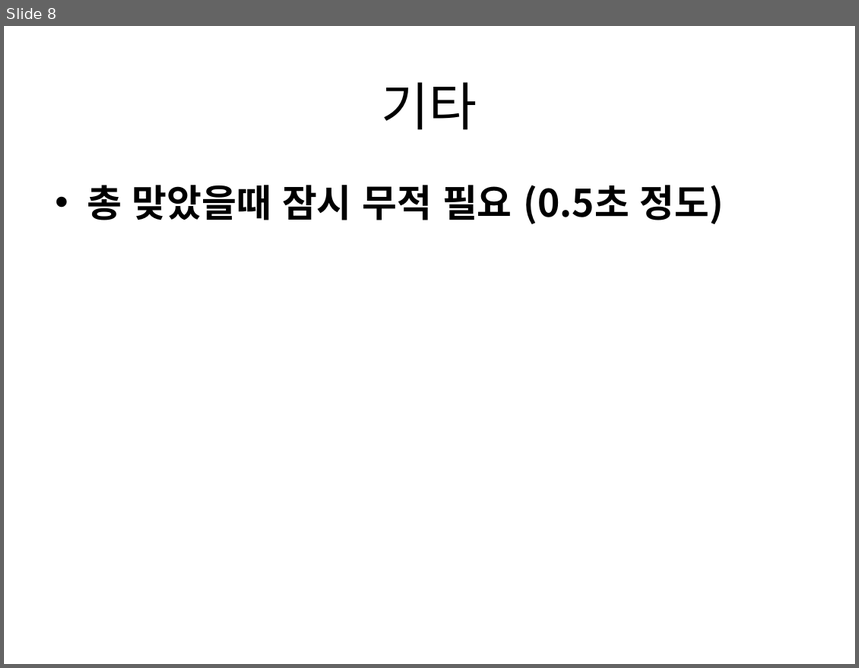
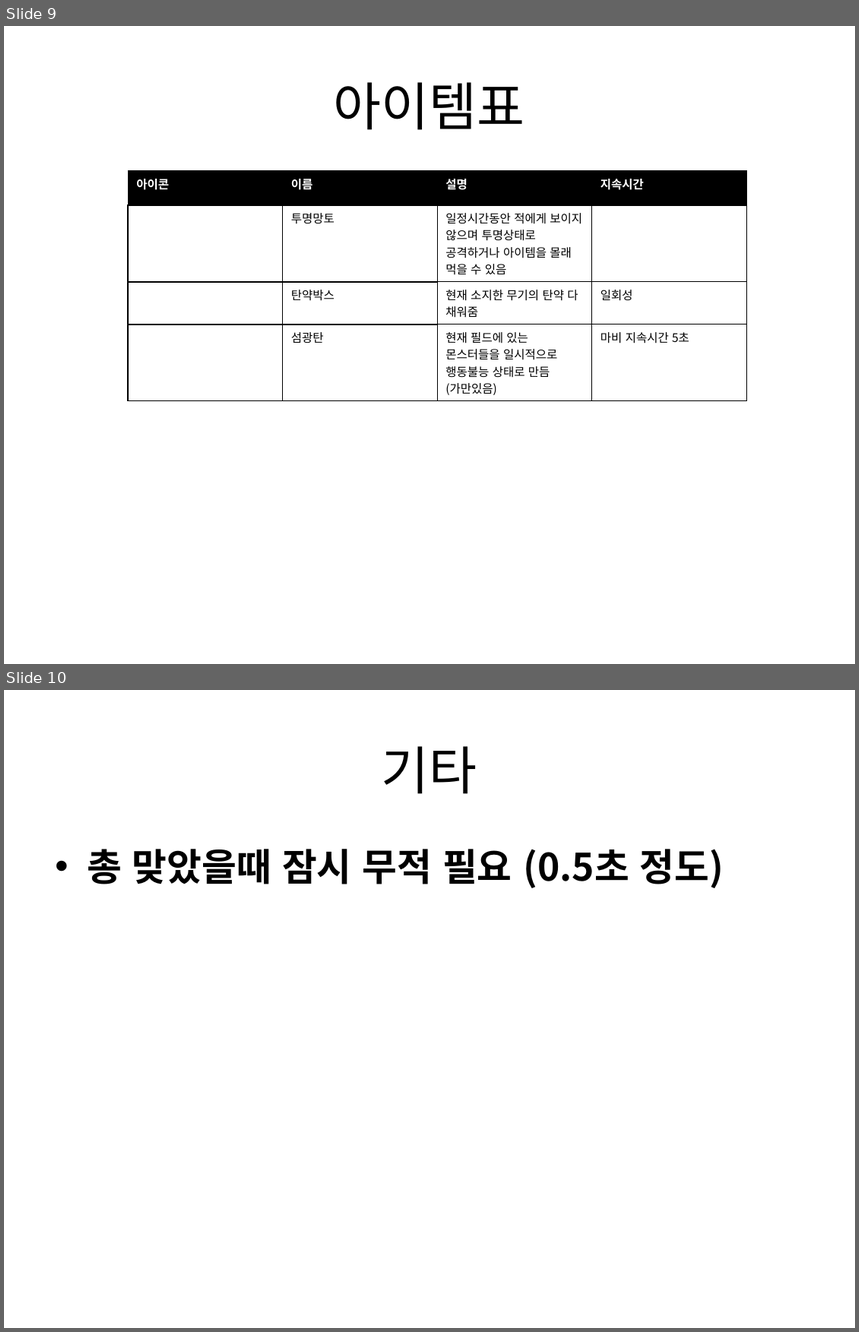
Before and after one commit to gkdlgndpdu/EscapeJail, a slide deck: EscapeJail/Assets/기획/스테이지1기획.pptx. Shown one above the other, each under a label of ours: slide 8 before the commit, slides 9 and 10 after it. The pictures are 859x668 and 859x1332 pixels, drawn with LibreOffice and Linux fonts; fonts in the diff are those of the drawing. Boxes give left, top, right and bottom in pixels: in the first picture for what was removed or moved away, otherwise in the second. Text is boxed around its words. In the diff, an @@ line names an element or a change of style, - is before the commit and + after.

Commit message:
아이템표 추가

```diff
--- a/EscapeJail/Assets/기획/스테이지1기획.pptx
+++ b/EscapeJail/Assets/기획/스테이지1기획.pptx
@@ slide 9 added at [4, 26, 855, 664], background #FFFFFF @@
@@ title added at [334, 82, 525, 130], 44 pt, text #000000 @@
+아이템표
@@ table added at [129, 170, 748, 398], 4 rows, 4 columns @@
+아이콘 | 이름 | 설명 | 지속시간
+ | 투명망토 | 일정시간동안 적에게 보이지 않으며 투명상태로 공격하거나 아이템을 몰래 먹을 수 있음 | 
+ | 탄약박스 | 현재 소지한 무기의 탄약 다 채워줌 | 일회성
+ | 섬광탄 | 현재 필드에 있는 몬스터들을 일시적으로 행동불능 상태로 만듬(가만있음) | 마비 지속시간 5초
@@ what was slide 8 is now slide 10 @@
```
Also in this commit, not shown: 1 other slide added.
